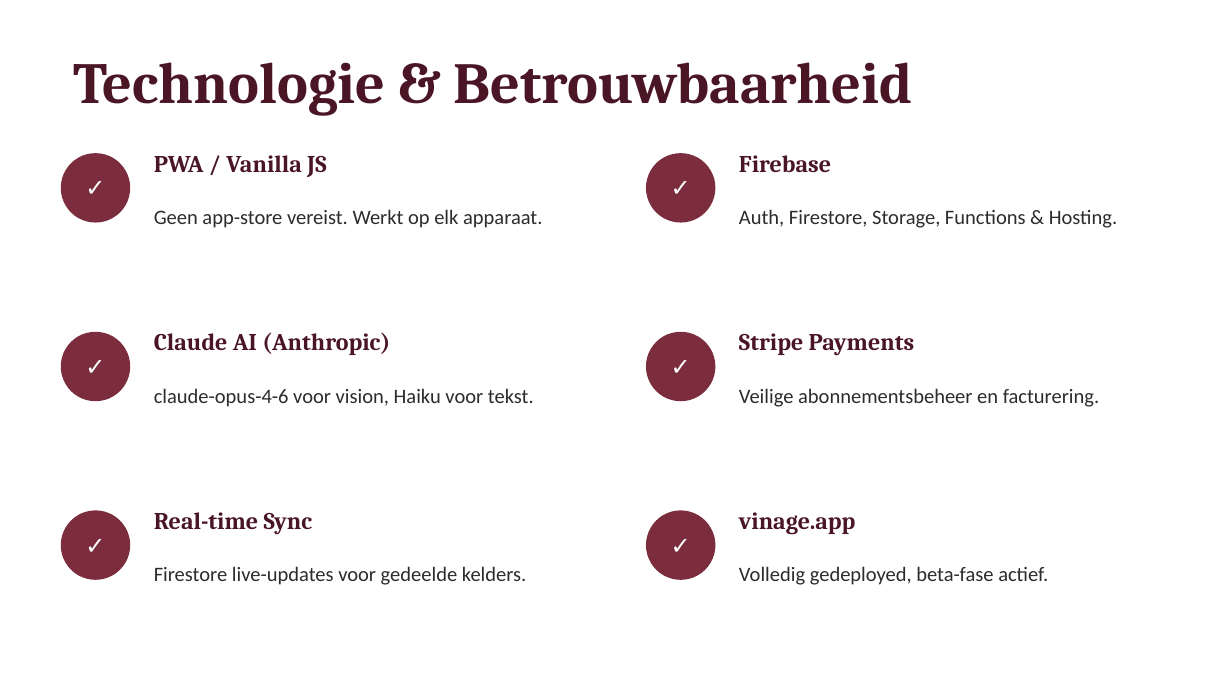
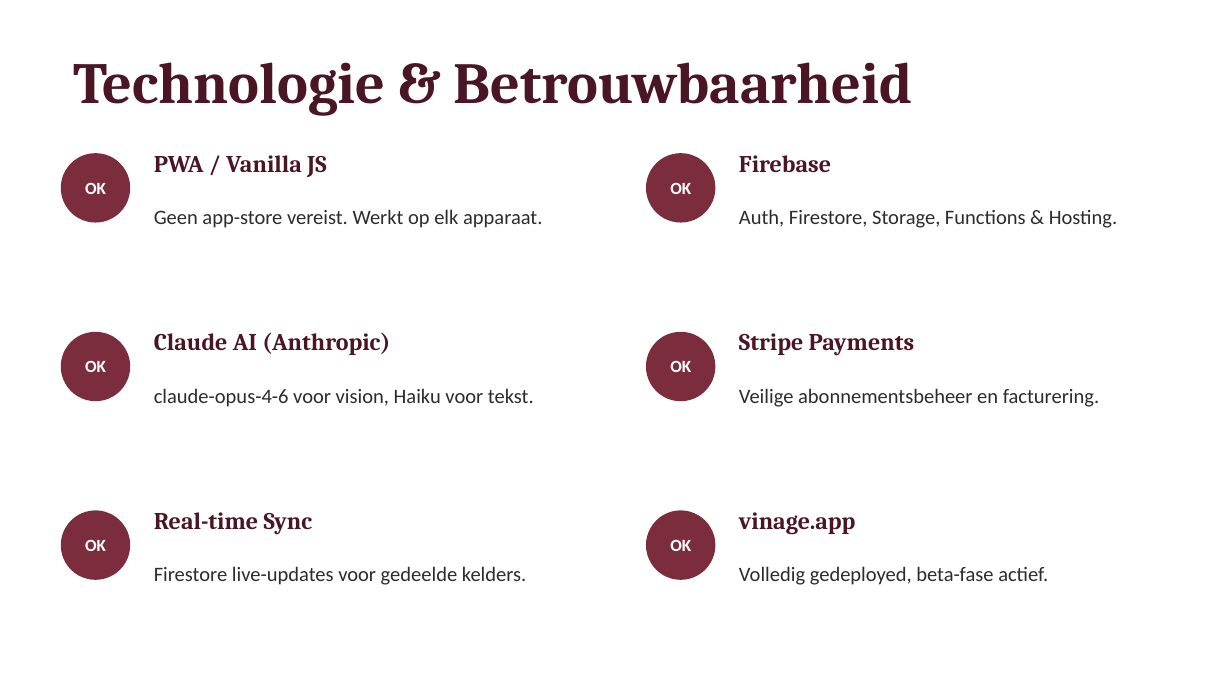
Before and after one commit to aruijter72/Vinage, a slide deck: slide 9 of Vinage-Zakelijk-Okhuysen.pptx. Drawn at 1232x693 pixels with LibreOffice and Linux fonts; fonts in the diff are those of the drawing. Boxes give left, top, right and bottom in pixels: in the first picture for what was removed or moved away, otherwise in the second. Text is boxed around its words. In the diff, an @@ line names an element or a change of style, - is before the commit and + after.

```diff
--- a/Vinage-Zakelijk-Okhuysen.pptx
+++ b/Vinage-Zakelijk-Okhuysen.pptx
@@ text at (85, 183, 106, 194): text changed; size 14 to 10 pt @@
-✓
+OK
@@ text at (670, 183, 691, 194): text changed; size 14 to 10 pt @@
-✓
+OK
@@ text at (85, 361, 106, 372): text changed; size 14 to 10 pt @@
-✓
+OK
@@ text at (670, 361, 691, 372): text changed; size 14 to 10 pt @@
-✓
+OK
@@ text at (85, 540, 106, 551): text changed; size 14 to 10 pt @@
-✓
+OK
@@ text at (670, 540, 691, 551): text changed; size 14 to 10 pt @@
-✓
+OK
```
Also in this commit, not shown: 3 other slides changed, 3 other files.
